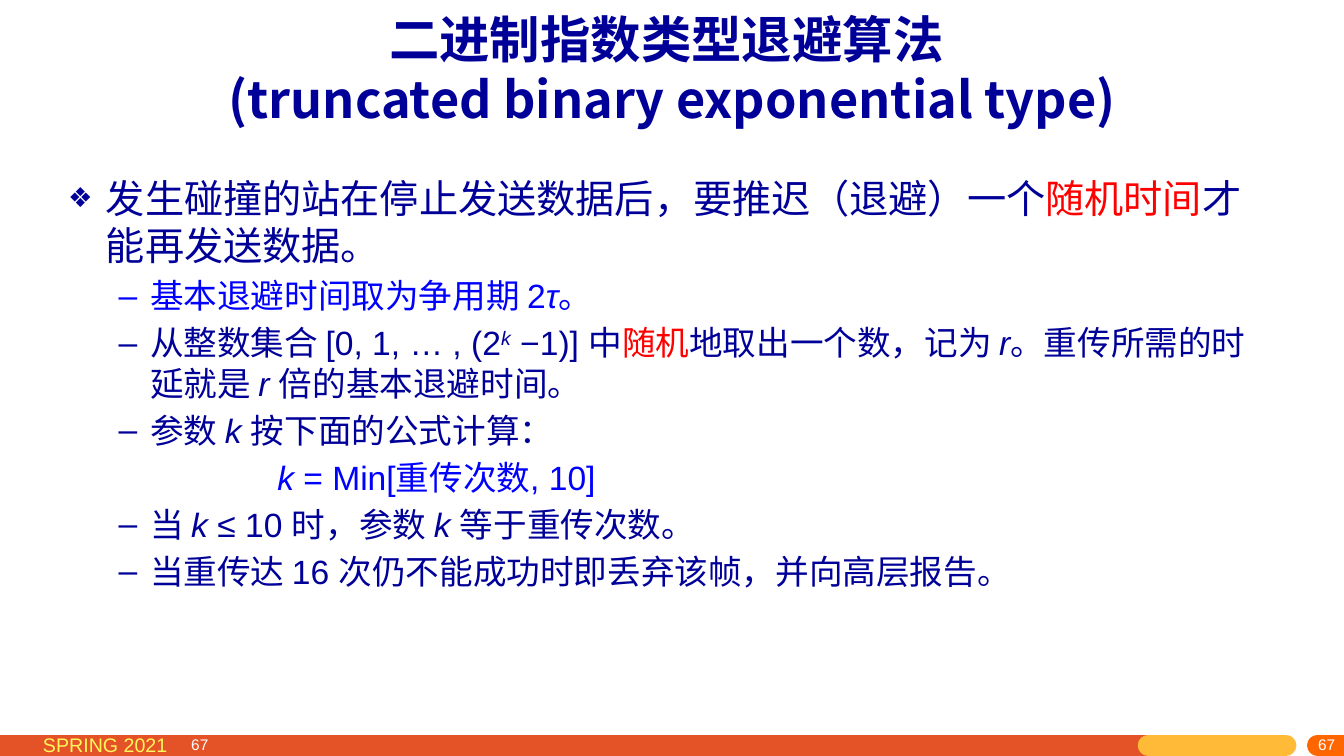
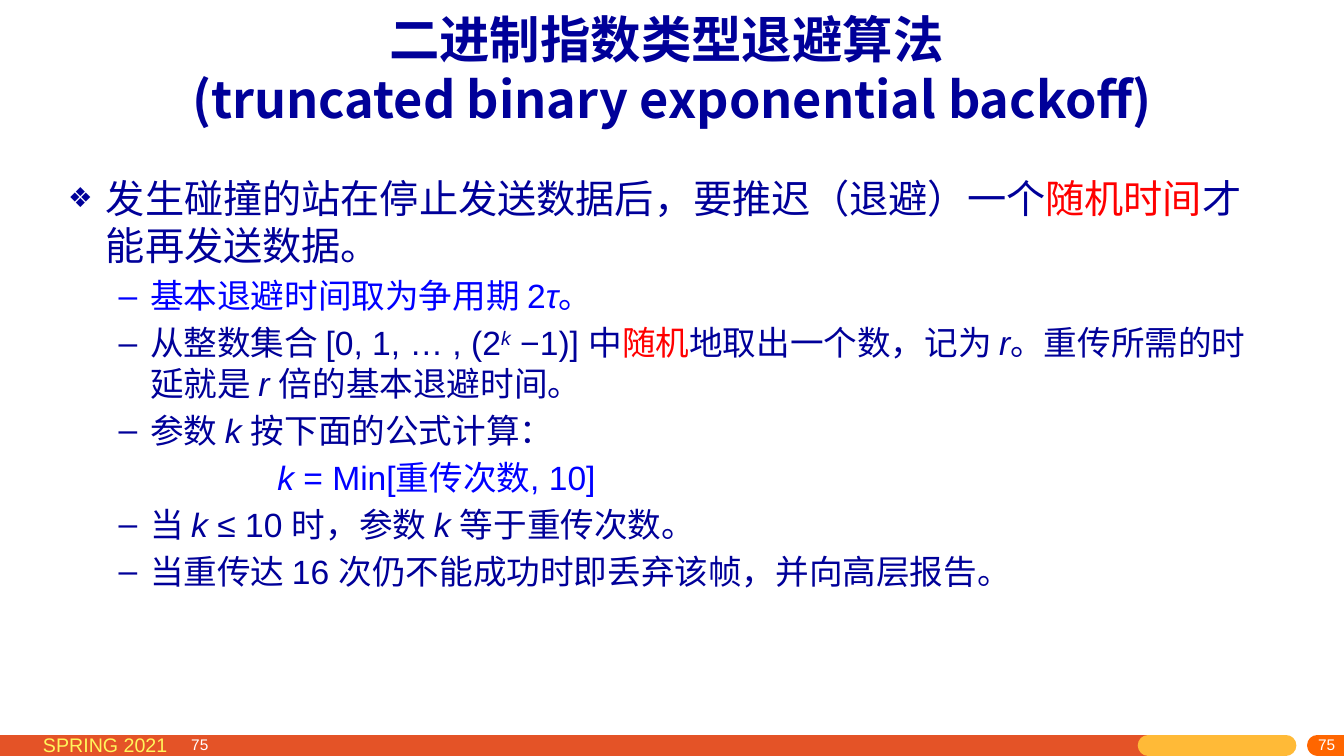
Before and after one commit to network-whu/2021, a slide deck: slide 75 of slides/instruction/03.pptx (slide 67 before the commit). Drawn at 1344x756 pixels with LibreOffice and Linux fonts; fonts in the diff are those of the drawing. Boxes give left, top, right and bottom in pixels: in the first picture for what was removed or moved away, otherwise in the second. Text is boxed around its words. In the diff, an @@ line names an element or a change of style, - is before the commit and + after.

```diff
--- a/slides/instruction/03.pptx
+++ b/slides/instruction/03.pptx
@@ title at box(192, 15, 1152, 130): text changed @@
-二进制指数类型退避算法
-(truncated binary exponential type)
+二进制指数类型退避算法
+(truncated binary exponential backoff)
@@ page number at box(191, 739, 208, 750): text changed @@
-67
+75
@@ page number at box(1085, 738, 1344, 756): text changed @@
-67
+75
@@ page number at box(1317, 739, 1334, 750): text changed @@
-67
+75
@@ page number at box(1333, 739, 1344, 749): text changed @@
-67
+75
```
Also in this commit, not shown: 20 other slides changed, 8 slides added, 33 other files.
